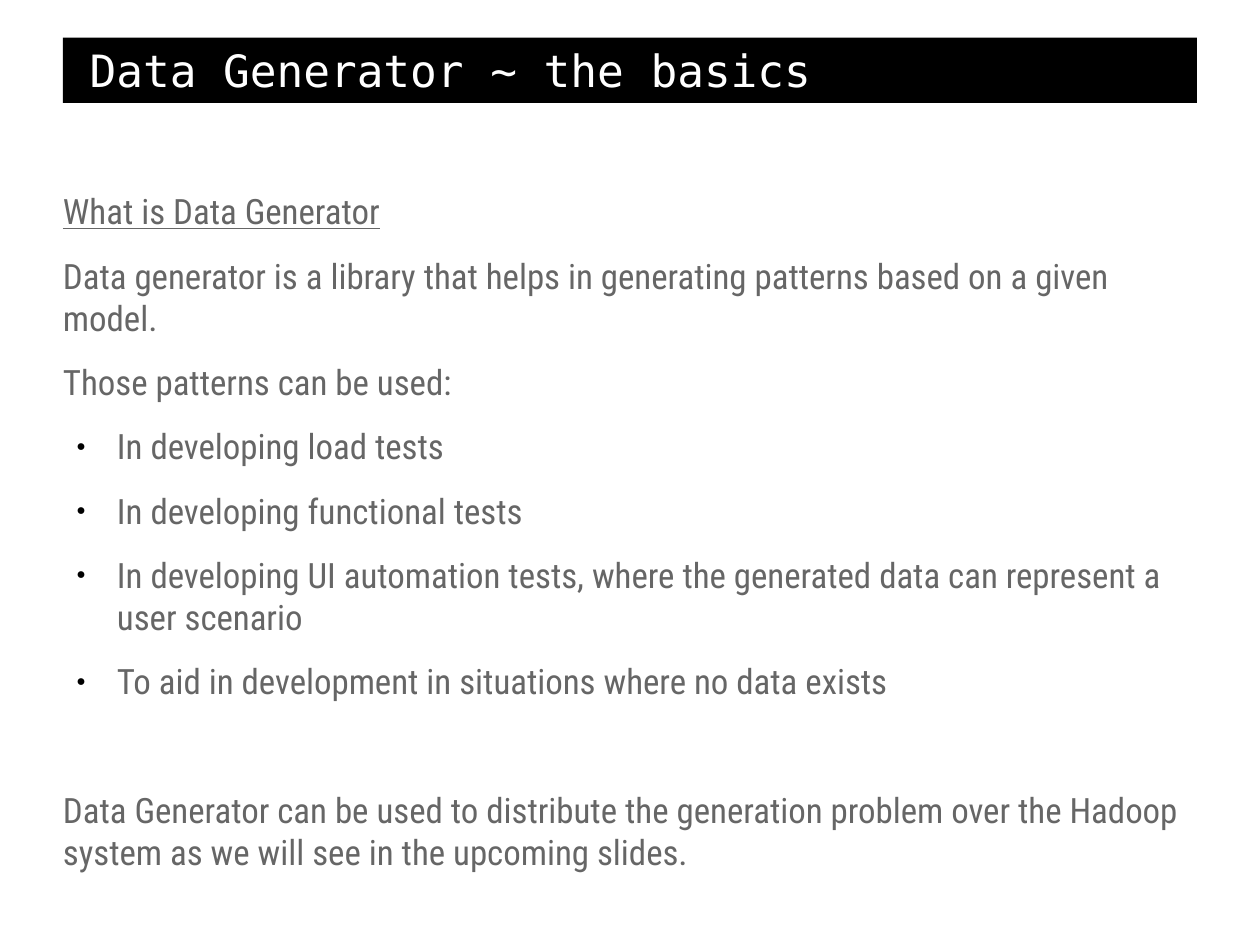
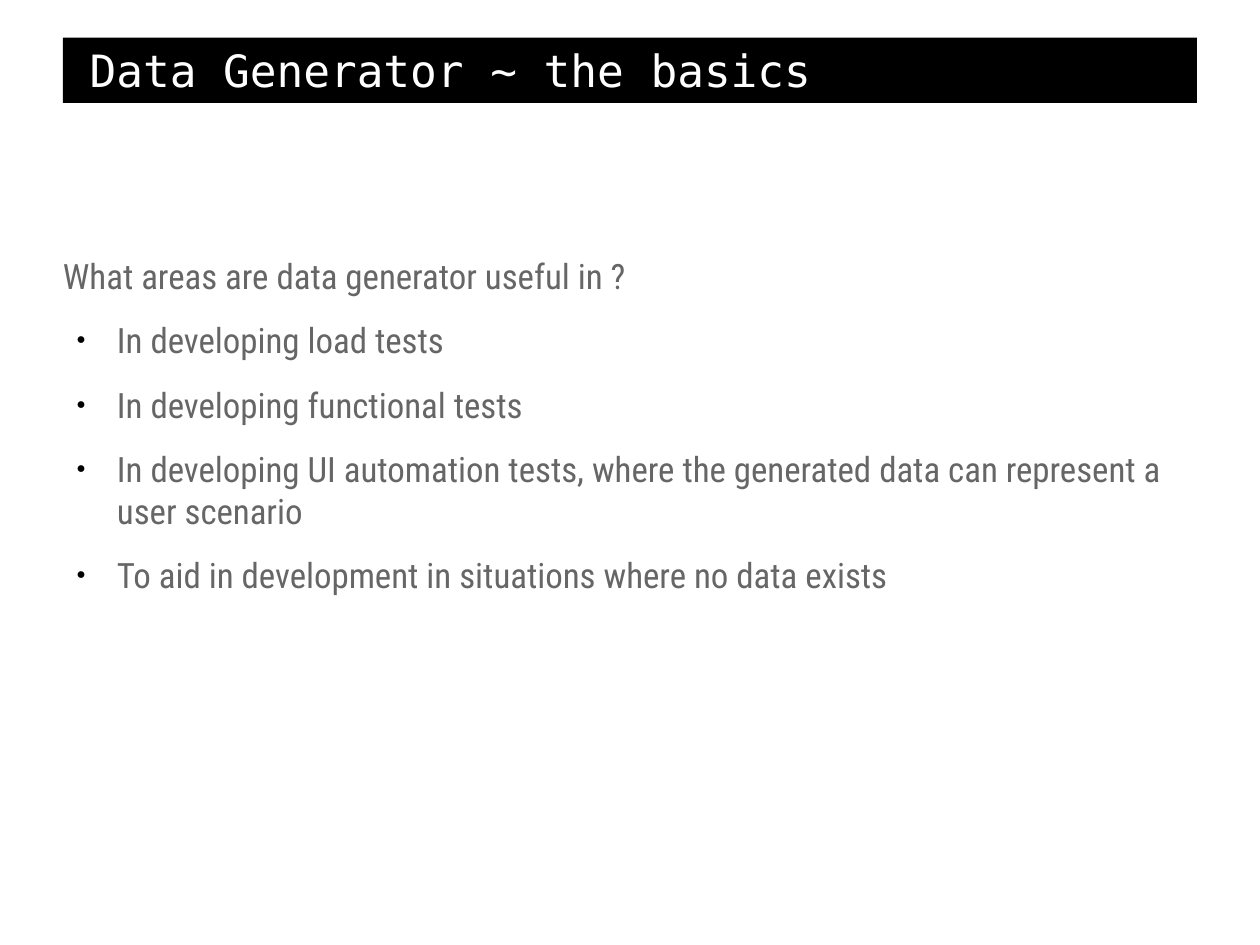
Before and after one commit to mibrahim/DataGenerator, a slide deck: slide 3 of presentations/DG/DG1.odp (slide 1 before the commit). Drawn at 1260x945 pixels with LibreOffice and Linux fonts; fonts in the diff are those of the drawing. Boxes give left, top, right and bottom in pixels: in the first picture for what was removed or moved away, otherwise in the second. Text is boxed around its words. In the diff, an @@ line names an element or a change of style, - is before the commit and + after.

```diff
--- a/presentations/DG/DG1.odp
+++ b/presentations/DG/DG1.odp
@@ text at (63,262,603,296): text changed @@
-What is Data Generator
-Data generator is a library that helps in generating patterns based on a given model.
-Those patterns can be used:
+What areas are data generator useful in ?
@@ text at (63,797,1178,873): paragraph removed @@
-Data Generator can be used to distribute the generation problem over the Hadoop system as we will see in the upcoming slides.
```
Also in this commit, not shown: 2 slides added, 2 other files.
